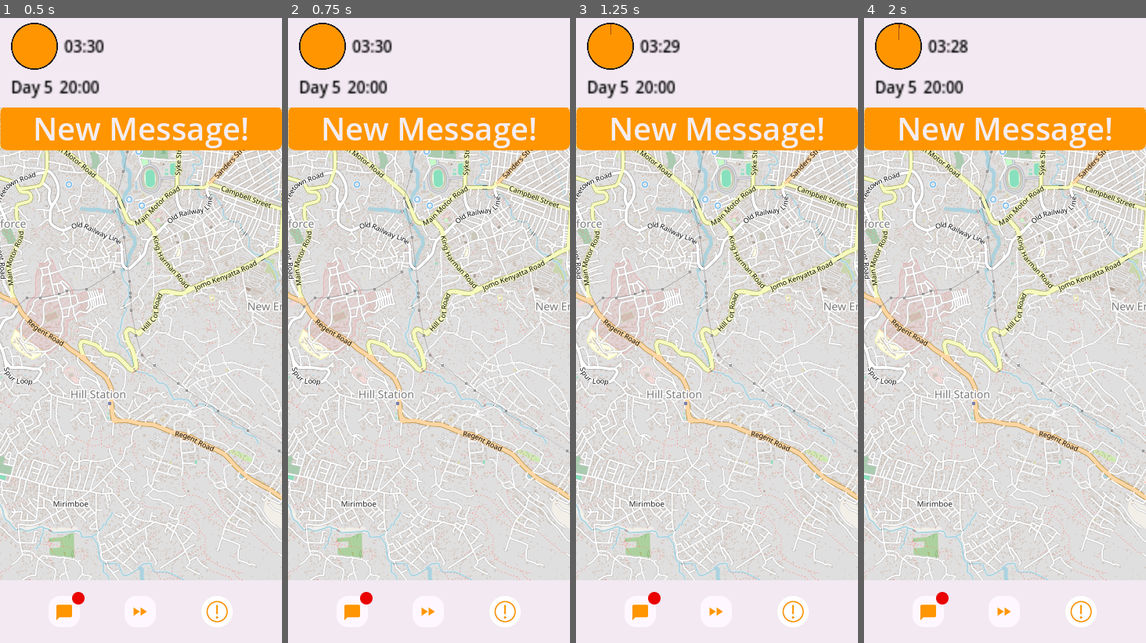
Above: before the commit, frames 1-4 (left to right).
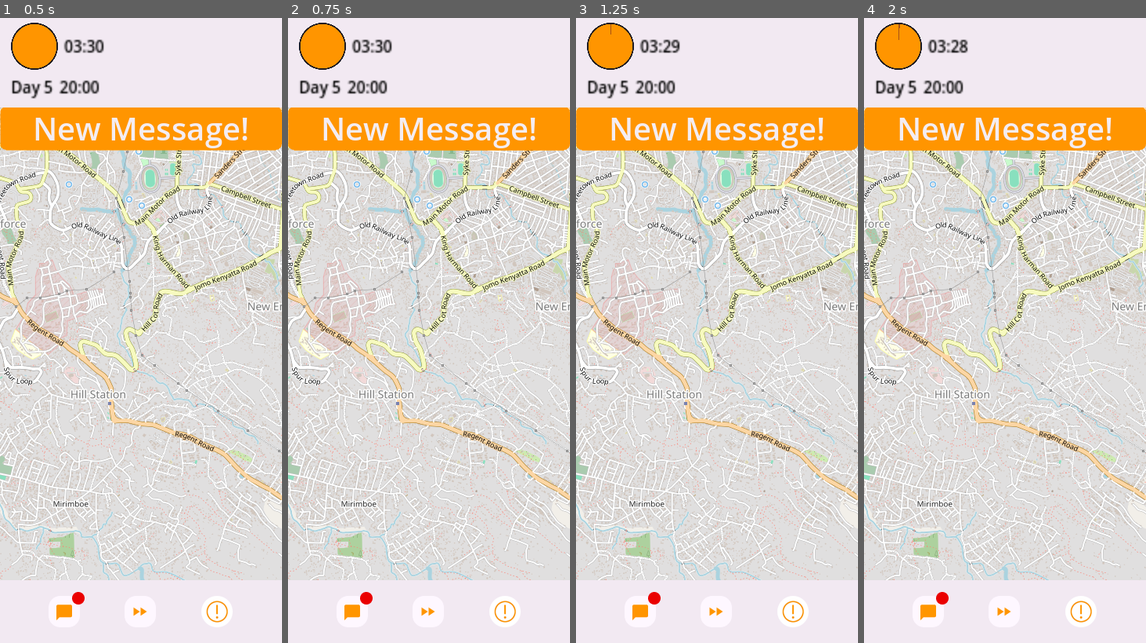
Above: after the commit, the same moments.

Repository: carabowes/Luscinia
Game: Godot game, scene res://main.tscn
The game is run twice, just before and just after one commit, with the same random seed, the same clock (stepped at 60 frames per second) and the same inputs. The engine's default icon, where the game draws it, is replaced by a stand-in: a white triangle on a blue panel in a dark square.
Inputs:
- Up to frame 1 (0.5 s): no input
- Up to frame 2 (0.75 s): click "New Message!" at 0.5 s
- Up to frame 3 (1.25 s): no input
- Up to frame 4 (2 s): click "New Message!" at 1.25 s

Frame 1 is identical in both runs. In frame 2, 0.1% of the frame differs, in the area x 0-100%, y 14-22%; in frame 3, 0.1%; in frame 4, 0.1%.
Error after the commit: Invalid access to property or key 'pressed' on a base object of type 'Nil'. (res://Scripts/task_message/message_manager.gd:19)

Commit message:
had to revert back to code from earlier as glitched out one of the scripts

Diff:
--- a/luscinia/Nodes/task_message_buttons/messenger_screen.tscn
+++ b/luscinia/Nodes/task_message_buttons/messenger_screen.tscn
@@ -20,7 +20,7 @@
 font_size = 10
 font_color = Color(0, 0, 0, 1)
 
-[node name="MessageList" type="Control" node_paths=PackedStringArray("message_box", "response_box")]
+[node name="MessageList" type="Control"]
 layout_mode = 3
 anchors_preset = 15
 anchor_right = 1.0
@@ -28,8 +28,6 @@
 grow_horizontal = 2
 grow_vertical = 2
 script = ExtResource("1_7kuhm")
-message_box = NodePath("MessageListVBox/MessageBoxScroll/MessageBox")
-response_box = NodePath("MessageListVBox/ResponseBoxScoll/ResponseBox")
 
 [node name="MessageListBackground" type="ColorRect" parent="."]
 layout_mode = 1
--- a/luscinia/Scenes/message_board.tscn
+++ b/luscinia/Scenes/message_board.tscn
@@ -1,6 +1,5 @@
-[gd_scene load_steps=9 format=3 uid="uid://bv56aj10t7ese"]
+[gd_scene load_steps=8 format=3 uid="uid://bv56aj10t7ese"]
 
-[ext_resource type="Script" path="res://Scripts/task_message/message_board_control.gd" id="1_t6wdj"]
 [ext_resource type="Texture2D" uid="uid://c27suyrk8wq" path="res://Sprites/ClockBackground.png" id="2_atyv1"]
 [ext_resource type="Texture2D" uid="uid://d1cwe1f3jk3ca" path="res://Sprites/icon.svg" id="3_1qu30"]
 
@@ -21,13 +20,13 @@
 font_color = Color(0, 0, 0, 1)
 
 [node name="MessageBoard" type="Control"]
+visible = false
 layout_mode = 3
 anchors_preset = 15
 anchor_right = 1.0
 anchor_bottom = 1.0
 grow_horizontal = 2
 grow_vertical = 2
-script = ExtResource("1_t6wdj")
 
 [node name="MessageListBackground" type="ColorRect" parent="."]
 layout_mode = 1
--- a/luscinia/Scenes/task-assignment.tscn
+++ b/luscinia/Scenes/task-assignment.tscn
@@ -3,7 +3,7 @@
 [ext_resource type="Script" path="res://Scripts/task_message/message_manager.gd" id="1_oq8wo"]
 [ext_resource type="Theme" uid="uid://bau28uma7h4s8" path="res://Sprites/UI/themes/details_page_theme.tres" id="2_fxeco"]
 
-[node name="messenger" type="Control" node_paths=PackedStringArray("message_notif_button")]
+[node name="messenger" type="Control"]
 layout_mode = 3
 anchors_preset = 15
 anchor_right = 1.0
@@ -12,7 +12,6 @@
 grow_horizontal = 2
 grow_vertical = 2
 script = ExtResource("1_oq8wo")
-message_notif_button = NodePath("Button")
 
 [node name="Button" type="Button" parent="."]
 layout_mode = 1
--- a/luscinia/Scripts/task_message/message_board_control.gd
+++ b/luscinia/Scripts/task_message/message_board_control.gd
@@ -6,9 +6,6 @@
 var map : MapTasks # this bit is a bit janky
 var text_message_prefab = preload("res://Nodes/task_message_buttons/text_message.tscn")
 var response_button_prefab = preload("res://Nodes/task_message_buttons/text_response_button.tscn")
-
-var message_history = {}  # { "sender_id": [ { message, response, relationship } ] }
-
 signal response_picked
 
 func clear_messages():
@@ -19,7 +16,6 @@
 
 
 func add_message(message_data : Message) -> void:
-	save_message_to_history(message_data)
 	_set_sender_info(message_data.sender)
 	var text_message_instance : TextMessage = text_message_prefab.instantiate()
 	text_message_instance.set_text(message_data.message)
@@ -63,21 +59,72 @@
 	%ContactNameLabel.text = sender.name
 	%ContactRelationLabel.text = sender.get_relationship_status()
 
-func save_message_to_history(message_data: Message):
-	if message_data.sender == null:
-		return  # Skip messages without a sender
-	var sender_id = message_data.sender.name
-	if not message_history.has(sender_id):
-		message_history[sender_id] = []  # Initialize sender history
-	message_history[sender_id].append({
-		"message": message_data.message,
-		"responses": message_data.responses,
-		"relationship": message_data.sender.relationship
-	})
 
-func load_messages_for_sender(sender: Sender, messages: Array):
-	clear_messages()  # Clear current messages
-	_set_sender_info(sender)  # Update sender info (profile, name, etc.)
-
-	for message_data in messages:
-		add_message(message_data)  # Add each message to the message box
+#class_name MessageBoard
+#extends Control
+#
+#@export var message_box : VBoxContainer
+#@export var response_box : VBoxContainer
+#var map : MapTasks # this bit is a bit janky
+#var text_message_prefab = preload("res://Nodes/task_message_buttons/text_message.tscn")
+#var response_button_prefab = preload("res://Nodes/task_message_buttons/text_response_button.tscn")
+#
+#signal response_picked
+#
+#
+#func clear_messages():
+	#for child in message_box.get_children():
+		#child.queue_free()
+	#for child in response_box.get_children():
+		#child.queue_free()
+#
+#
+#func add_message(message_data : Message) -> void:
+	#_set_sender_info(message_data.sender)
+	#var text_message_instance : TextMessage = text_message_prefab.instantiate()
+	#text_message_instance.set_text(message_data.message)
+	#message_box.add_child(text_message_instance)
+	#for response in message_data.responses:
+		#add_responses(response, message_data.sender)
+#
+#
+#func add_responses(response_data: Response, sender: Sender) -> void:
+	#var response_instance: ResponseButton = response_button_prefab.instantiate()
+	#response_instance.text = response_data.response_text
+	#response_instance.initialise_button(response_data.task, response_data, sender)
+	#response_instance.response_chosen.connect(dispatch_task)
+	#response_box.add_child(response_instance)
+#
+#
+#func _on_response_chosen(message_data: Message, response_chosen: Response) -> void:
+	## Store the response in the global history
+	#get_tree().root.get_node("main/message_manager").store_message_in_history(message_data, response_chosen.response_text)
+	#dispatch_task(response_chosen.task, response_chosen, message_data.sender)
+#
+#
+#func dispatch_task(task_data: TaskData, response_chosen: Response, sender: Sender):
+	#for resource in task_data.resources_required.keys():
+		#if resource == "funds":
+			#ResourceManager.remove_resources(resource, task_data.resources_required[resource])
+		#else:
+			#ResourceManager.remove_available_resources(resource, task_data.resources_required[resource])
+	#var new_task_instance = TaskInstance.new(task_data, 0, 0, 0, task_data.start_location, false, task_data.resources_required, sender)
+	#ResourceManager.queue_relationship_change(task_data.task_id, response_chosen.relationship_change)
+	#map.add_task_instance(new_task_instance)
+	#response_picked.emit()
+	#clear_messages()
+#
+#
+#func _set_sender_info(sender : Sender):
+	#if sender == null:
+		#%ContactProfile.self_modulate = Color.BLACK
+		#%ContactRelationBar.visible = false
+		#%ContactNameLabel.text = "Unknown Messenger"
+		#return
+	#
+	#%ContactRelationBar.visible = true
+	#%ContactProfile.texture = sender.image
+	#%ContactRelationBar.value = clamp(sender.relationship, -85, 95)
+	#%ContactRelationBar.self_modulate = sender.get_relationship_color()
+	#%ContactNameLabel.text = sender.name
+	#%ContactRelationLabel.text = sender.get_relationship_status()
--- a/luscinia/Scripts/task_message/message_history.gd
+++ b/luscinia/Scripts/task_message/message_history.gd
@@ -1,7 +1,7 @@
 extends Control
 
 @onready var message_list_vbox = $ScrollContainer/MessageListVBox
-@onready var message_board = get_node("/root/main/message_board")
+@onready var message_board = $"../../message_board"
 
 func _ready():
 	if not message_board:
@@ -61,3 +61,27 @@
 		# Load the sender's messages in the MessageBoard
 		var message_board_node = get_tree().root.get_node("main/message_board")
 		message_board_node.load_messages_for_sender(sender, sender_messages)
+#
+#extends Control
+#
+#@onready var message_list = $VBoxContainer  # Path to VBoxContainer for message history
+#
+#func _ready():
+	#populate_message_history()
+#
+#func populate_message_history():
+	#var message_manager = get_node("/root/messenger")  # Adjust path if necessary
+	#if not is_instance_valid(message_manager):
+		#print("Error: Message Manager not found or valid!")
+		#return
+		#
+	#for child in message_list.get_children():
+		#child.queue_free()
+	#for entry in message_manager.message_history:
+		#var history_item = create_history_item(entry)
+		#message_list.add_child(history_item)
+#
+#func create_history_item(entry):
+	#var label = Label.new()
+	#label.text = "[" + entry.sender + "]: " + entry.message + " (Response: " + entry.response + ")"
+	#return label
--- a/luscinia/Scripts/task_message/message_manager.gd
+++ b/luscinia/Scripts/task_message/message_manager.gd
@@ -11,7 +11,9 @@
 
 var message_sent_this_turn = false
 
+
 var current_message = 0
+
 
 func _ready() -> void:
 	message_notif_button.pressed.connect(_on_alert_pressed)
@@ -19,6 +21,7 @@
 	message_board.map = map_tasks
 	message_board.response_picked.connect(func(): message_board.visible = false)
 	GlobalTimer.turn_progressed.connect(func(time : int): message_sent_this_turn = false)
+
 
 func _on_alert_pressed() -> void:#
 	message_list.visible = true
@@ -29,6 +32,7 @@
 	current_message += 1
 	message_sent_this_turn = true
 
+
 func _process(delta: float) -> void:
 	if message_data.size() == current_message or message_sent_this_turn:
 		message_notif_button.visible = false
--- a/luscinia/main.tscn
+++ b/luscinia/main.tscn
@@ -1,15 +1,11 @@
-[gd_scene load_steps=15 format=3 uid="uid://demyglfh17k5g"]
+[gd_scene load_steps=11 format=3 uid="uid://tehp5ciso2t6"]
 
 [ext_resource type="PackedScene" path="res://Scenes/map.tscn" id="1_7fdga"]
 [ext_resource type="PackedScene" uid="uid://desl373b33t23" path="res://Scenes/timer.tscn" id="2_5mpic"]
-[ext_resource type="Script" path="res://Scripts/Resources/message.gd" id="3_h4e53"]
 [ext_resource type="PackedScene" uid="uid://dvvers1ky31ox" path="res://Scenes/resource_page.tscn" id="4_vi8yg"]
 [ext_resource type="PackedScene" path="res://Scenes/task_details.tscn" id="5_0qr7n"]
 [ext_resource type="PackedScene" uid="uid://1ygif2bywt5u" path="res://Scenes/navbar.tscn" id="5_5vcs1"]
-[ext_resource type="Resource" uid="uid://6i0nc5dgh3ql" path="res://Nodes/task_data/message_earthquake.tres" id="5_yj18d"]
 [ext_resource type="PackedScene" uid="uid://dfl5n2ga1ulqv" path="res://Nodes/task_message_buttons/messenger_screen.tscn" id="6_877e8"]
-[ext_resource type="PackedScene" uid="uid://bv56aj10t7ese" path="res://Scenes/message_board.tscn" id="6_gpj6l"]
-[ext_resource type="Resource" uid="uid://cxwgponxxk2pf" path="res://Nodes/task_data/message_contact.tres" id="6_ntma7"]
 [ext_resource type="PackedScene" uid="uid://bnodjjjy3hdxo" path="res://Scenes/task-assignment.tscn" id="7_g8mic"]
 [ext_resource type="Script" path="res://Scripts/task_message/message_list.gd" id="11_ir8ox"]
 [ext_resource type="PackedScene" uid="uid://c46do5ji6mdhn" path="res://Scenes/message_history.tscn" id="12_upng4"]
@@ -30,16 +26,10 @@
 [node name="map" parent="." node_paths=PackedStringArray("details_page") instance=ExtResource("1_7fdga")]
 details_page = NodePath("../pages/task_details")
 
-[node name="message_manager" parent="." node_paths=PackedStringArray("message_board", "map_tasks") instance=ExtResource("7_g8mic")]
+[node name="message_manager" parent="." instance=ExtResource("7_g8mic")]
 layout_mode = 1
 offset_top = 117.0
 offset_bottom = -635.0
-message_data = Array[ExtResource("3_h4e53")]([ExtResource("5_yj18d"), ExtResource("6_ntma7")])
-message_board = NodePath("../pages/message_page")
-map_tasks = NodePath("../map")
-
-[node name="message_board" parent="." instance=ExtResource("6_gpj6l")]
-layout_mode = 1
 
 [node name="navbar" parent="." instance=ExtResource("5_5vcs1")]
 layout_mode = 1
